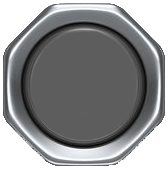
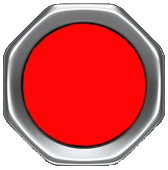
Comparing the layer stacks of the two 168 x 170 images. Changes:
removed layer "Grey flat lap new" over [17, 19, 148, 160]
added layer "Border" above "Grey disabled" over [3, 3, 165, 166]
added layer "Red" above "Color Fill 1" over [19, 20, 150, 150]
hid "Original" over [3, 3, 165, 166]
